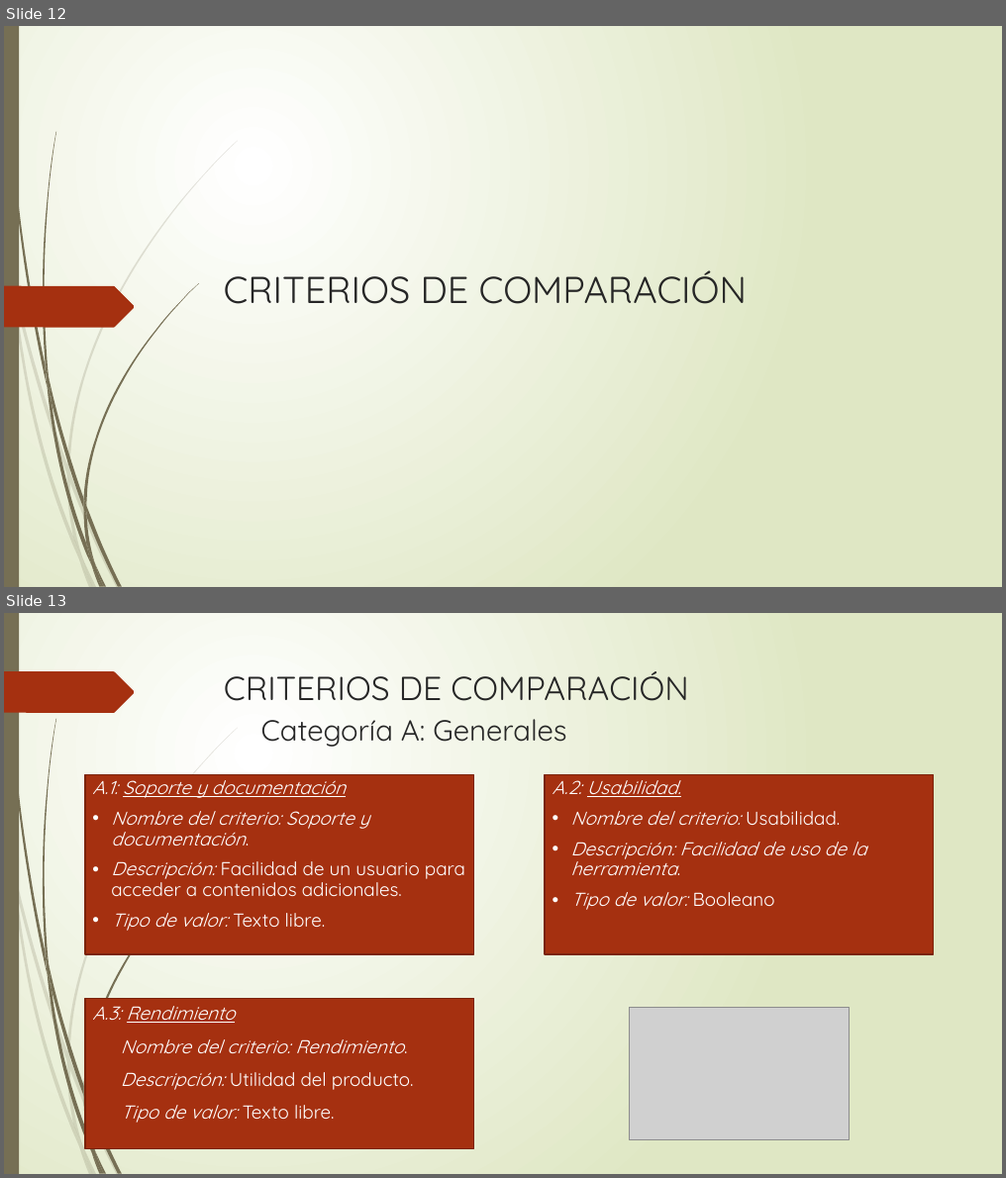
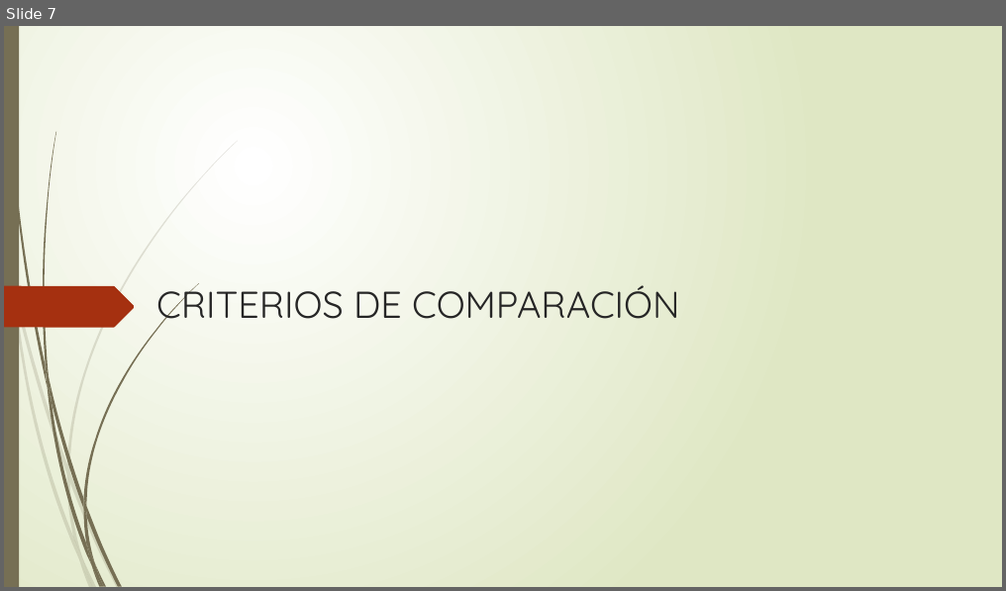
Before and after one commit to DiegoUAH/TG3, a slide deck: TG3_final.pptx. Shown one above the other, each under a label of ours: slides 12 and 13 before the commit, slide 7 after it. The pictures are 1006x1178 and 1006x591 pixels, drawn with LibreOffice and Linux fonts; fonts in the diff are those of the drawing; grey boxes stand for pictures. Boxes give left, top, right and bottom in pixels: in the first picture for what was removed or moved away, otherwise in the second. Text is boxed around its words. In the diff, an @@ line names an element or a change of style, - is before the commit and + after.

```diff
--- a/TG3_final.pptx
+++ b/TG3_final.pptx
@@ slide 13 removed at (x1=4, y1=613, x2=1002, y2=1174), background gradient #FFFFFF to #DFE8C4; not listed: 23 template elements that a slide beside it also shows @@
@@ freeform shape removed at (x1=4, y1=671, x2=135, y2=713) @@
@@ title removed at (x1=224, y1=671, x2=689, y2=747) @@
-CRITERIOS DE COMPARACIÓN
-Categoría A: Generales
@@ rectangle removed at (x1=85, y1=774, x2=473, y2=955) @@
-A.1: Soporte y documentación
-• Nombre del criterio: Soporte y documentación.
-• Descripción: Facilidad de un usuario para acceder a contenidos adicionales.
-• Tipo de valor: Texto libre.
@@ rectangle removed at (x1=545, y1=774, x2=933, y2=955) @@
-A.2: Usabilidad.
-• Nombre del criterio: Usabilidad.
-• Descripción: Facilidad de uso de la herramienta.
-• Tipo de valor: Booleano
@@ text removed at (x1=85, y1=998, x2=473, y2=1149) @@
-A.3: Rendimiento
-• Nombre del criterio: Rendimiento.
-• Descripción: Utilidad del producto.
-• Tipo de valor: Texto libre.
@@ picture removed at (x1=630, y1=1008, x2=849, y2=1141) @@
@@ what was slide 12 is now slide 7 @@
@@ slide 7 changed as well @@
@@ text "CRITERIOS DE COMPARACIÓN" rewrapped from (x1=224, y1=271, x2=747, y2=304) to (x1=156, y1=283, x2=680, y2=328) @@
```
Also in this commit, not shown: 5 other slides changed, 18 slides added, 29 other slides removed.
